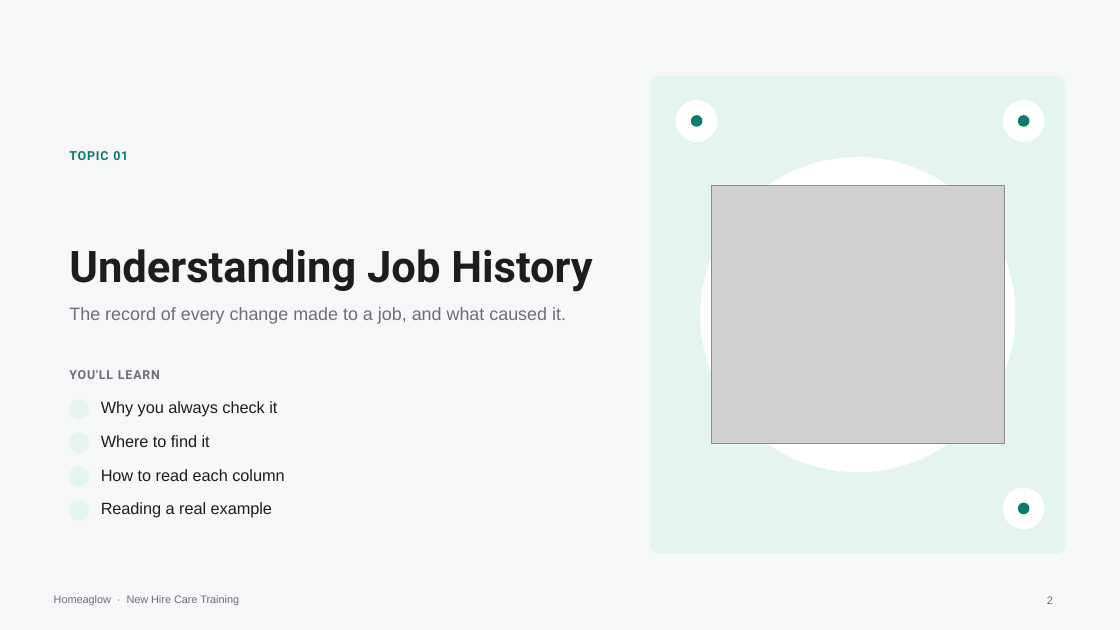
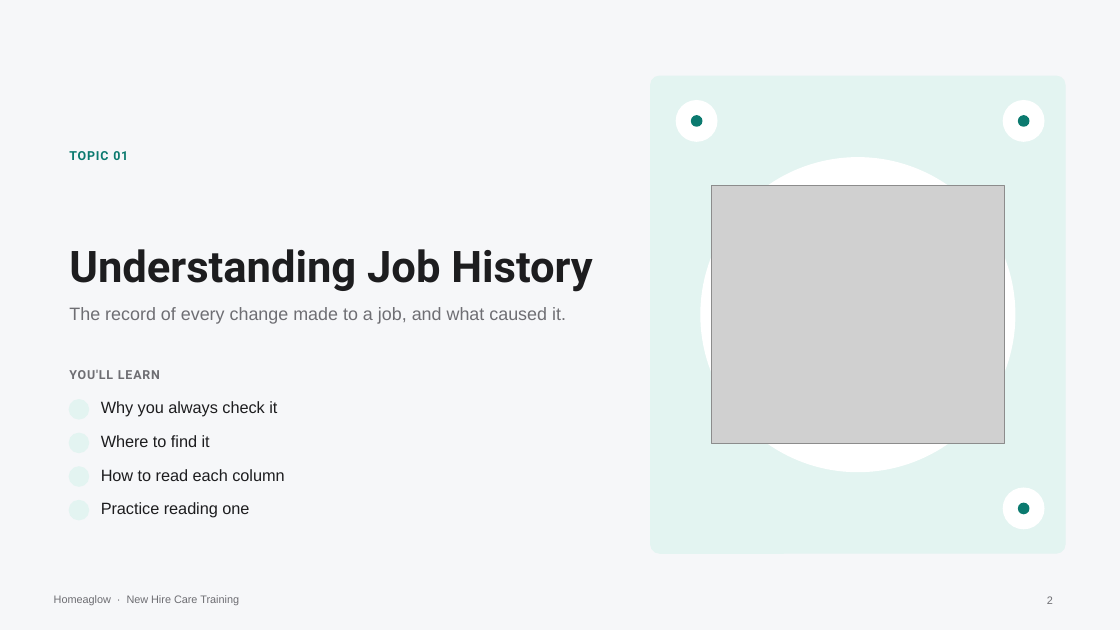
Before and after one commit to anjulimichelle/training, a slide deck: slide 2 of platform-mechanics/platform-operating-mechanics.pptx. Drawn at 1120x630 pixels with LibreOffice and Linux fonts; fonts in the diff are those of the drawing; grey boxes stand for pictures; background and template pictures are left out. Boxes give left, top, right and bottom in pixels: in the first picture for what was removed or moved away, otherwise in the second. Text is boxed around its words. In the diff, an @@ line names an element or a change of style, - is before the commit and + after.

```diff
--- a/platform-mechanics/platform-operating-mechanics.pptx
+++ b/platform-mechanics/platform-operating-mechanics.pptx
@@ text at (101, 502, 249, 518): text changed @@
-Reading a real example
+Practice reading one
```
Also in this commit, not shown: 1 other slide changed, 4 slides added, 2 slides removed, 4 other files.
